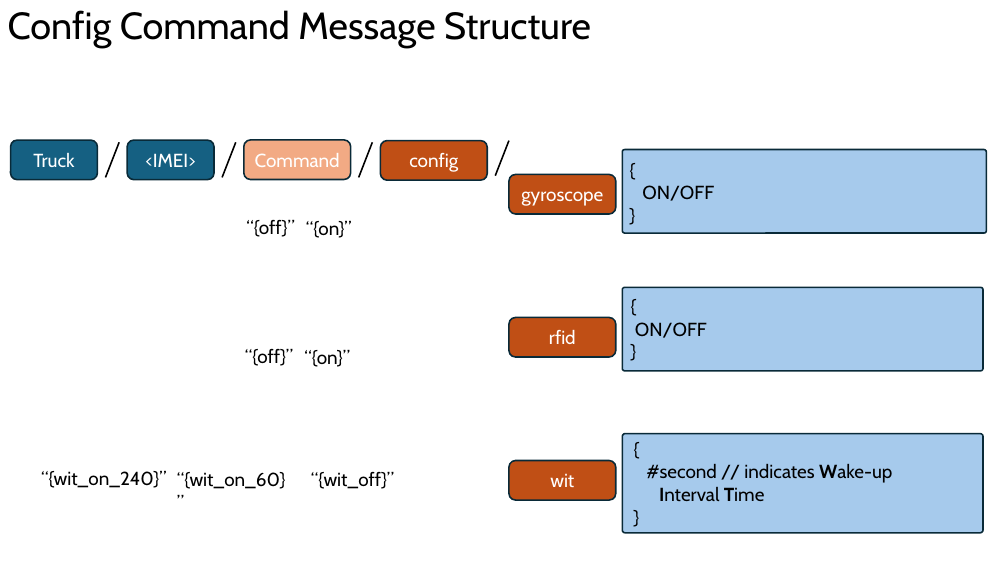
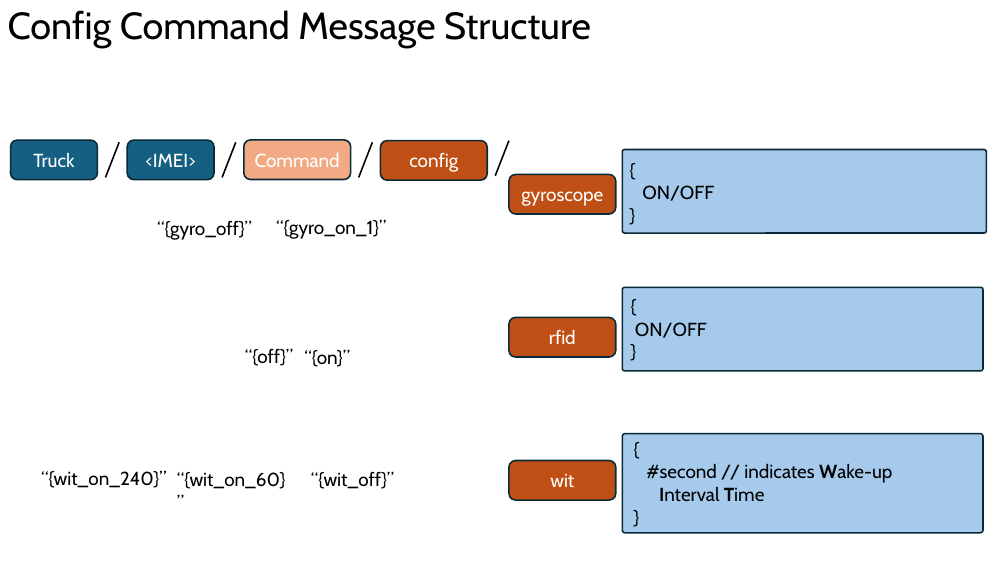
Before and after one commit to hamidrezaHemati/MQTT-AutoLock, a slide deck: slide 14 of Structure/Communication Workflow — MQTT Design & Architecture.pptx (slide 17 before the commit). Drawn at 1008x567 pixels with LibreOffice and Linux fonts; fonts in the diff are those of the drawing. Boxes give left, top, right and bottom in pixels: in the first picture for what was removed or moved away, otherwise in the second. Text is boxed around its words. In the diff, an @@ line names an element or a change of style, - is before the commit and + after.

```diff
--- a/Structure/Communication Workflow — MQTT Design & Architecture.pptx
+++ b/Structure/Communication Workflow — MQTT Design & Architecture.pptx
@@ text at (157, 220, 252, 240): text changed @@
-“{off}”
+“{gyro_off}”
@@ text at (276, 219, 386, 239): text changed @@
-“{on}”
+“{gyro_on_1}”
```
Also in this commit, not shown: 4 other slides changed, 2 slides added, 5 slides removed, 1 other file.
